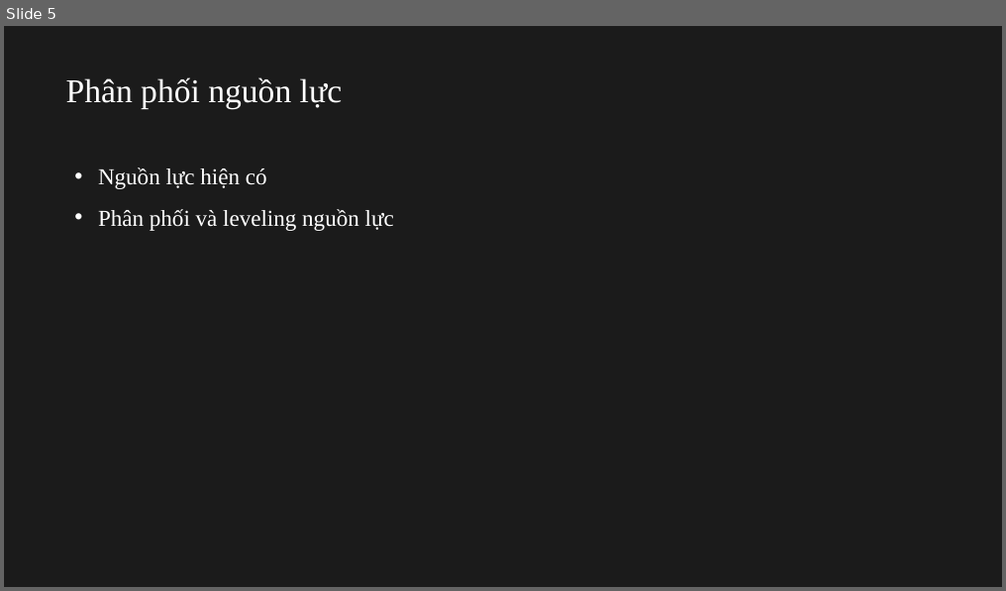
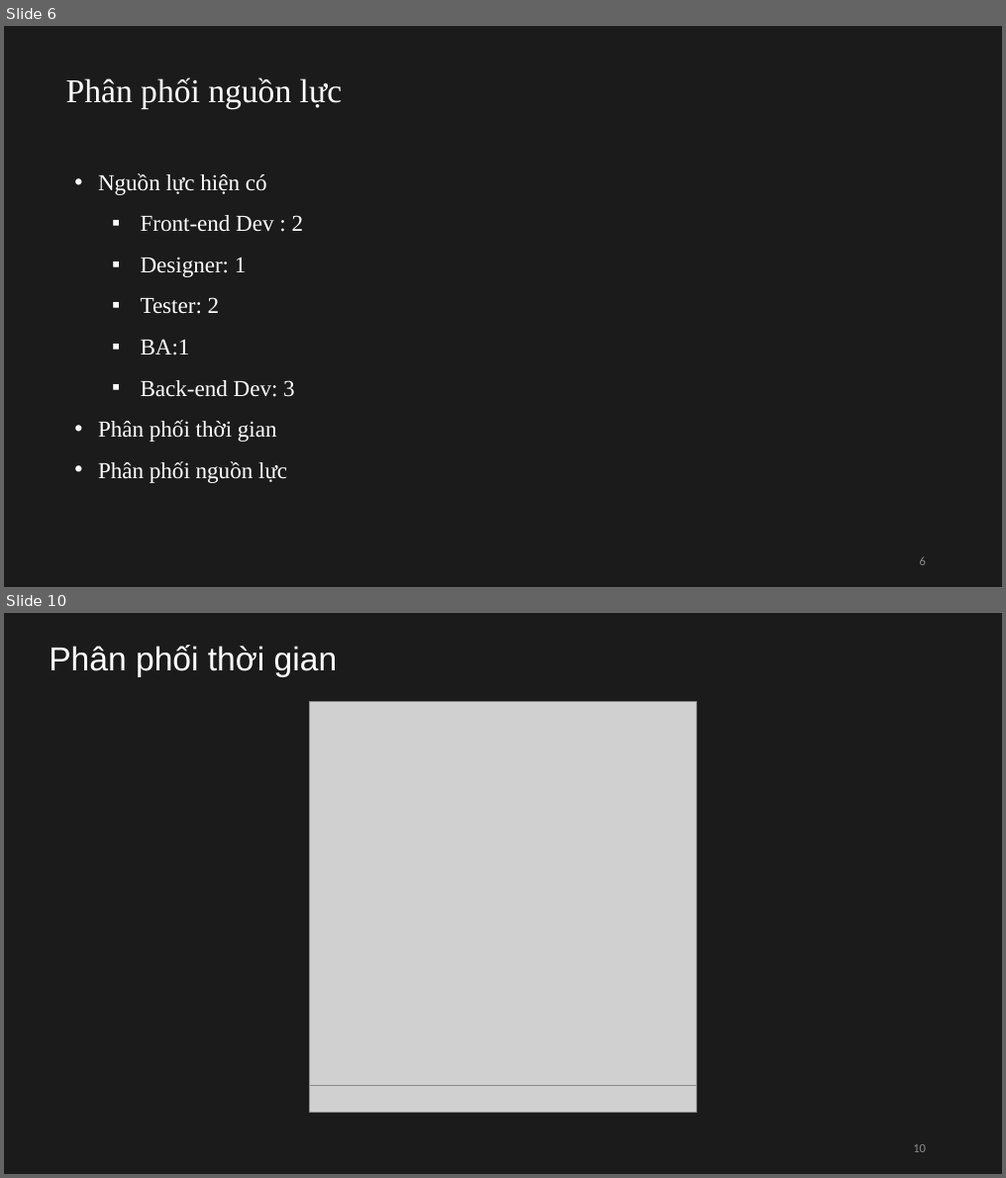
Before and after one commit to CapSuro/ProjectManagement, a slide deck: ProjectManagement.pptx. Shown one above the other, each under a label of ours: slide 5 before the commit, slides 6 and 10 after it; the slides between them are not shown. The pictures are 1006x591 and 1006x1178 pixels, drawn with LibreOffice and Linux fonts; fonts in the diff are those of the drawing; grey boxes stand for pictures. Boxes give left, top, right and bottom in pixels: in the first picture for what was removed or moved away, otherwise in the second. Text is boxed around its words. In the diff, an @@ line names an element or a change of style, - is before the commit and + after.

```diff
--- a/ProjectManagement.pptx
+++ b/ProjectManagement.pptx
@@ slide 10 added at [4,613,1002,1174], background #1B1B1B @@
@@ title added at [49,645,338,677], 32 pt, text #FFFFFF @@
+Phân phối thời gian
@@ picture added at [310,702,697,1086] @@
@@ picture added at [310,1086,697,1112] @@
@@ page number added at [913,1145,926,1153], 12 pt, text #8C8C8C @@
+10
@@ what was slide 5 is now slide 6 @@
@@ slide 6 changed as well @@
@@ text at [98,215,304,483]: text changed @@
-• Phân phối và leveling nguồn lực
+  ▪ Front-end Dev : 2
+  ▪ Designer: 1
+  ▪ Tester: 2
+  ▪ BA:1
+  ▪ Back-end Dev: 3
+• Phân phối thời gian
+• Phân phối nguồn lực
@@ page number added at [920,557,926,566], 12 pt, text #8C8C8C @@
+6
```
Also in this commit, not shown: 4 other slides changed, 8 other slides added, 1 slide removed, 4 other files.
